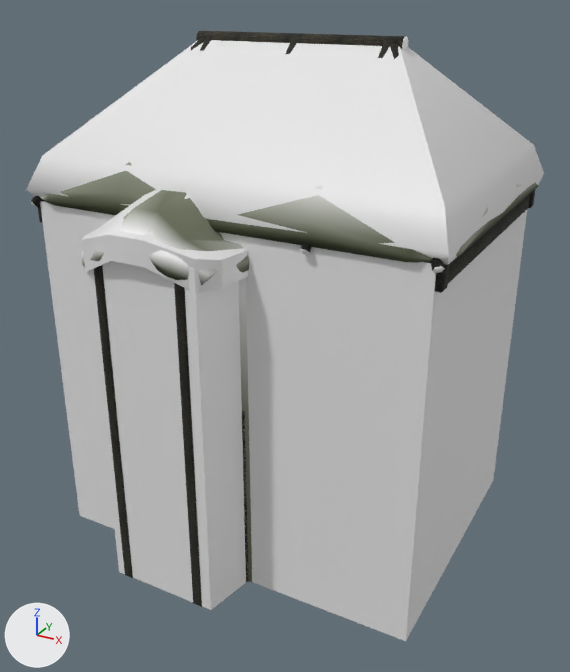
Before and after pictures for a commit that changed the COLLADA model models/ex_nord_house_05.dae.
The view is the same before and after, from a 50 mm camera at (12.1, -21.9, 11.7) aimed at (0.3, -0.4, 0.9). The lights are fixed; the arrows at lower left show +X, +Y and +Z. Where no turn or scale is listed for an object, it has been applied to the vertices.

Names of what the first picture shows: 'nifid_1-matrix', 'nifid_11-matrix', 'nifid_32-matrix', 'nifid_36-matrix', 'nifid_49-matrix', 'nifid_51-matrix', 'nifid_53-matrix', 'nifid_55-matrix'.
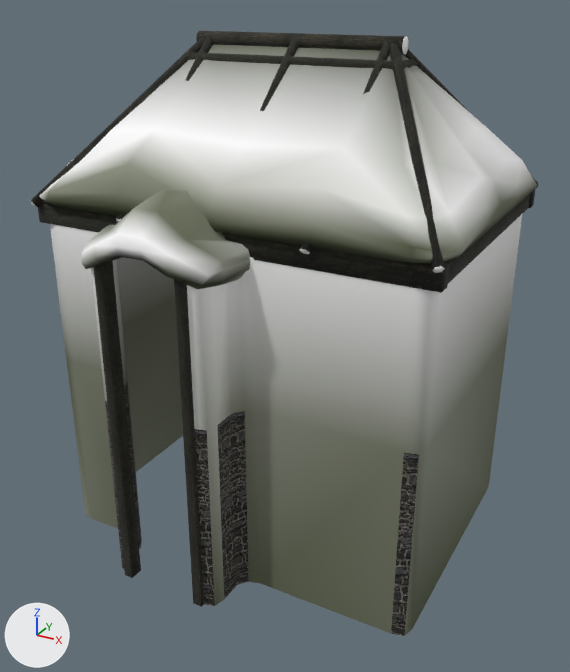
Changed parts and their boxes (x1, y1, x2, y2) in the pictures (570 x 672 px):
'nifid_55-matrix', deleted: before (40, 201, 527, 641)
'nifid_49-matrix', deleted: before (26, 40, 544, 265)
'nifid_53-matrix', deleted: before (87, 261, 246, 610)
'nifid_51-matrix', deleted: before (82, 190, 248, 293)
'nifid_32-matrix', unchanged, uncovered by the edit: before (39, 162, 538, 286); after (39, 44, 538, 289)
'nifid_24-matrix', unchanged, uncovered by the edit: after (73, 299, 507, 633)
'nifid_20-matrix', unchanged, uncovered by the edit: after (57, 214, 522, 453)
'nifid_1-matrix', unchanged, uncovered by the edit: (31, 31, 538, 607) in both

The change in detail:
Object 'nifid_49-matrix' (ob_nifid_49_matrix) is deleted.
Object 'nifid_51-matrix' (ob_nifid_51_matrix) is deleted.
Object 'nifid_53-matrix' (ob_nifid_53_matrix) is deleted.
Object 'nifid_55-matrix' (ob_nifid_55_matrix) is deleted.
